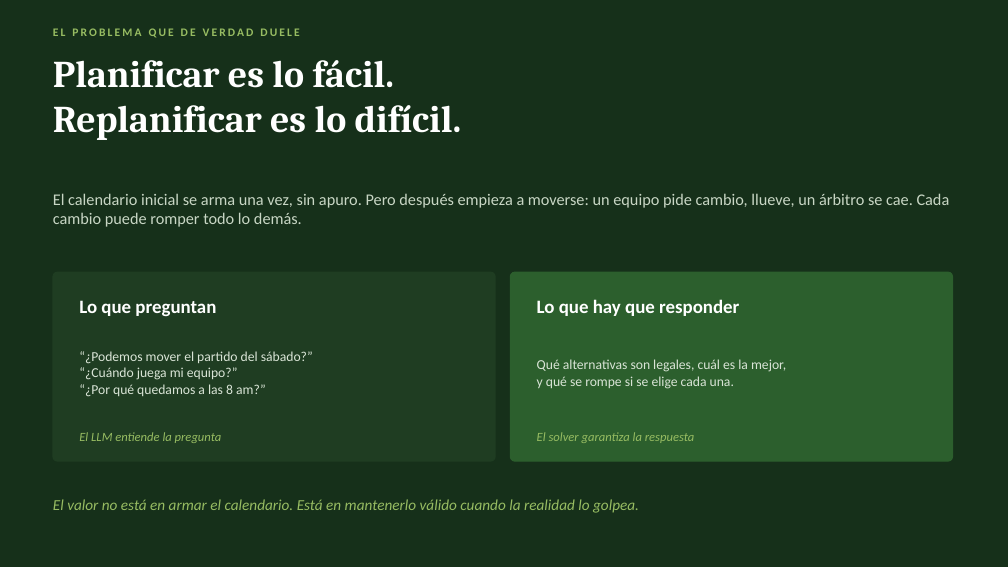
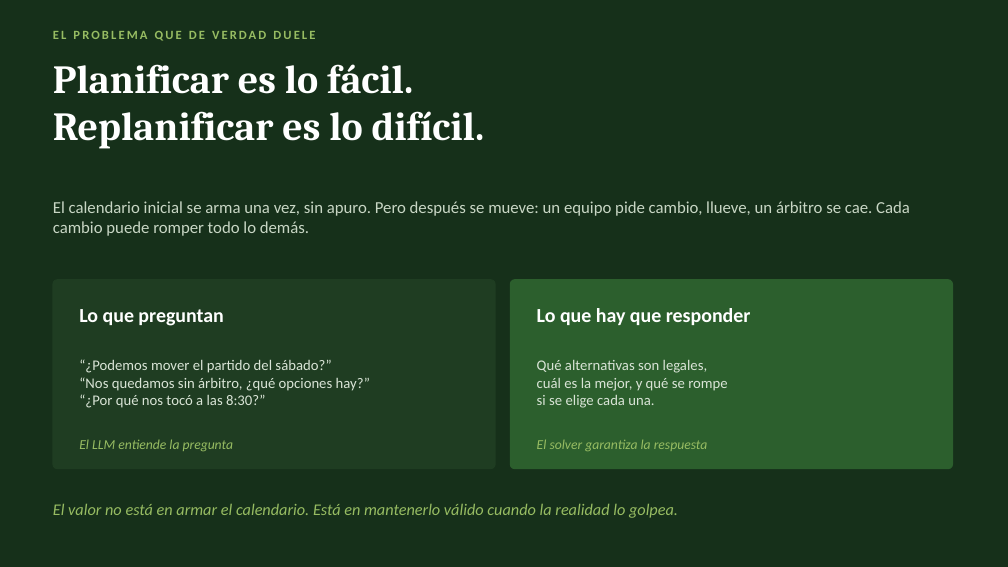
Before and after one commit to Panchoapc/hockey-planner, a slide deck: slide 12 of Caso-Practico-WhereX-Francisco-Pieper.pptx (slide 10 before the commit). Drawn at 1008x567 pixels with LibreOffice and Linux fonts; fonts in the diff are those of the drawing. Boxes give left, top, right and bottom in pixels: in the first picture for what was removed or moved away, otherwise in the second. Text is boxed around its words. In the diff, an @@ line names an element or a change of style, - is before the commit and + after.

```diff
--- a/Caso-Practico-WhereX-Francisco-Pieper.pptx
+++ b/Caso-Practico-WhereX-Francisco-Pieper.pptx
@@ text "EL PROBLEMA QUE DE VERDAD ..." at <box>53,31,315,41</box>: size 11 to 12 pt @@
@@ text "Planificar es lo fácil." at <box>53,64,485,149</box>: size 36 to 38 pt; line spacing 42pt to 45pt @@
@@ text at <box>53,201,910,236</box>: text changed; size 15.5 to 16 pt @@
-El calendario inicial se arma una vez, sin apuro. Pero después empieza a moverse: un equipo pide cambio, llueve, un árbitro se cae. Cada cambio puede romper todo lo demás.
+El calendario inicial se arma una vez, sin apuro. Pero después se mueve: un equipo pide cambio, llueve, un árbitro se cae. Cada cambio puede romper todo lo demás.
@@ text "Lo que preguntan" at <box>79,309,223,326</box>: size 18 to 19 pt @@
@@ text "Lo que hay que responder" at <box>537,308,751,325</box>: size 18 to 19 pt @@
@@ 5 texts, 2 rounded rectangles: place and size @@
-5 texts, 2 rounded rectangles at <box>53,272,953,461</box>
+5 texts, 2 rounded rectangles at <box>53,280,953,469</box>
@@ text at <box>79,359,331,373</box>: size 13 to 14 pt in "“¿Podemos mover el partido del sábado?”" @@
@@ text at <box>79,377,370,408</box>: text changed; size 13 to 14 pt @@
-“¿Cuándo juega mi equipo?”
-“¿Por qué quedamos a las 8 am?”
+“Nos quedamos sin árbitro, ¿qué opciones hay?”
+“¿Por qué nos tocó a las 8:30?”
@@ text at <box>537,360,727,408</box>: text changed; size 13 to 14 pt @@
-Qué alternativas son legales, cuál es la mejor,
-y qué se rompe si se elige cada una.
+Qué alternativas son legales,
+cuál es la mejor, y qué se rompe
+si se elige cada una.
@@ text "El LLM entiende la pregunta" at <box>79,439,233,451</box>: size 12 to 13 pt @@
@@ text "El solver garantiza la respuesta" at <box>537,439,707,451</box>: size 12 to 13 pt @@
@@ text "El valor no está en ..." at <box>53,503,678,518</box>: size 14.5 to 15.5 pt @@
```
Also in this commit, not shown: 8 other slides changed, 9 slides added, 7 slides removed, 1 other file.
